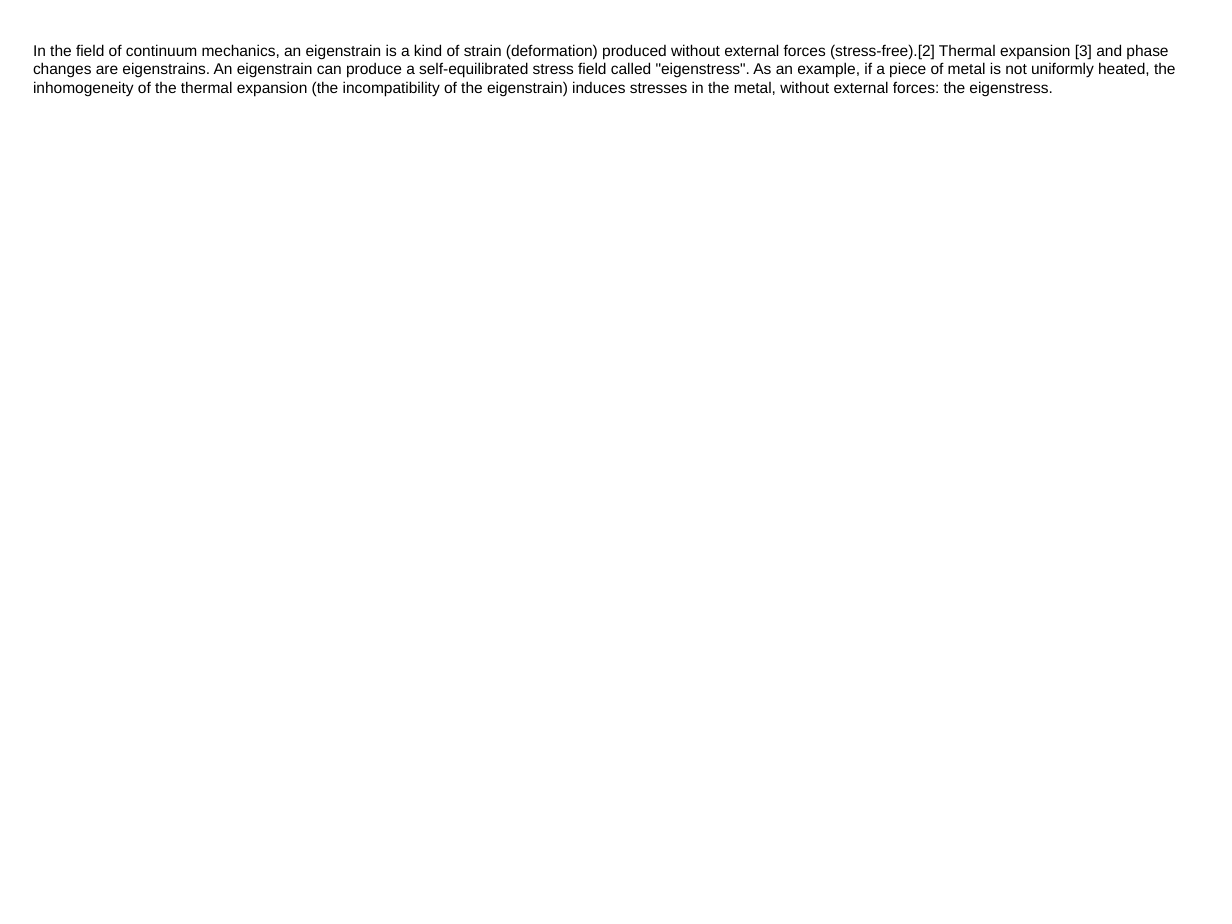
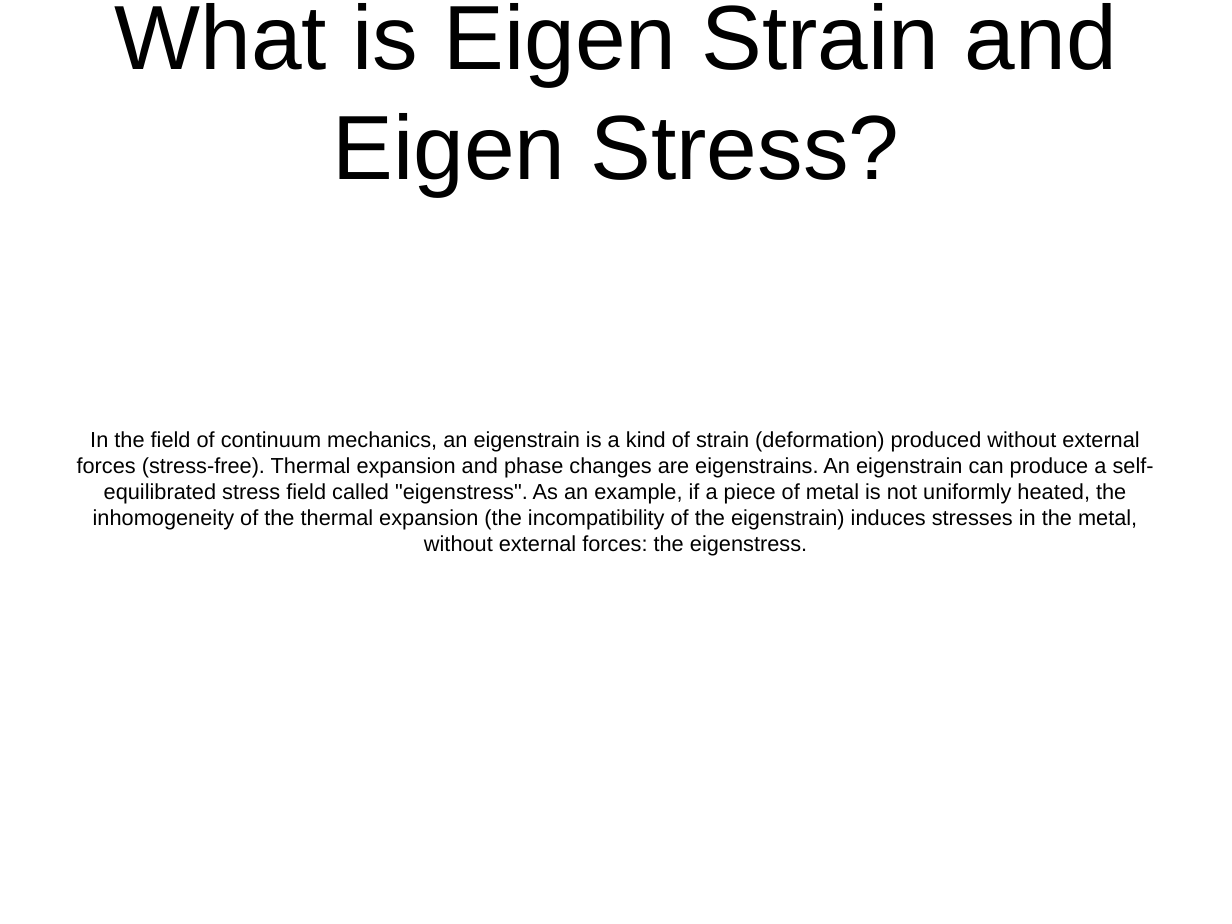
Before and after one commit to sushanthk15/JournalClub2, a slide deck: slide 2 of Review Presentation.odp. Drawn at 1232x924 pixels with LibreOffice and Linux fonts; fonts in the diff are those of the drawing; background and template pictures are left out. Boxes give left, top, right and bottom in pixels: in the first picture for what was removed or moved away, otherwise in the second. Text is boxed around its words. In the diff, an @@ line names an element or a change of style, - is before the commit and + after.

```diff
--- a/Review Presentation.odp
+++ b/Review Presentation.odp
@@ title added at <box>115,3,1117,196</box>, 58.7 pt, text #000000 @@
+What is Eigen Strain and Eigen Stress?
@@ subtitle "In the field of continuum ..." at <box>77,431,1154,556</box>: vertical alignment top to middle @@
@@ subtitle at <box>77,431,1154,556</box>: text changed; size 10 to 14 pt @@
-In the field of continuum mechanics, an eigenstrain is a kind of strain (deformation) produced without external forces (stress-free).[2] Thermal expansion [3] and phase changes are eigenstrains. An eigenstrain can produce a self-equilibrated stress field called "eigenstress". As an example, if a piece of metal is not uniformly heated, the inhomogeneity of the thermal expansion (the incompatibility of the eigenstrain) induces stresses in the metal, without external forces: the eigenstress.
+In the field of continuum mechanics, an eigenstrain is a kind of strain (deformation) produced without external forces (stress-free). Thermal expansion and phase changes are eigenstrains. An eigenstrain can produce a self-equilibrated stress field called "eigenstress". As an example, if a piece of metal is not uniformly heated, the inhomogeneity of the thermal expansion (the incompatibility of the eigenstrain) induces stresses in the metal, without external forces: the eigenstress.
```
Also in this commit, not shown: 1 other slide changed, 11 slides added, 4 slides removed, 1 other file.
